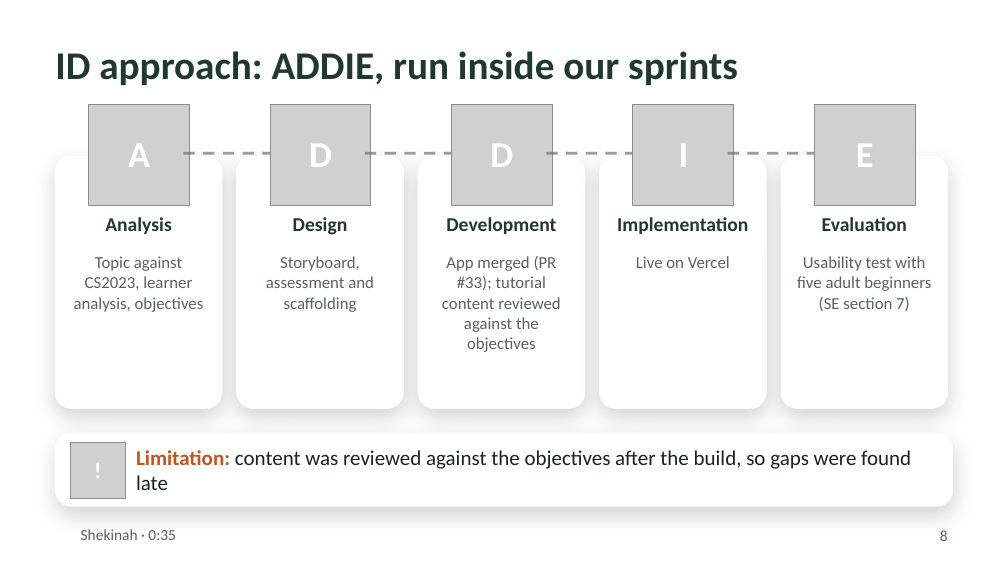
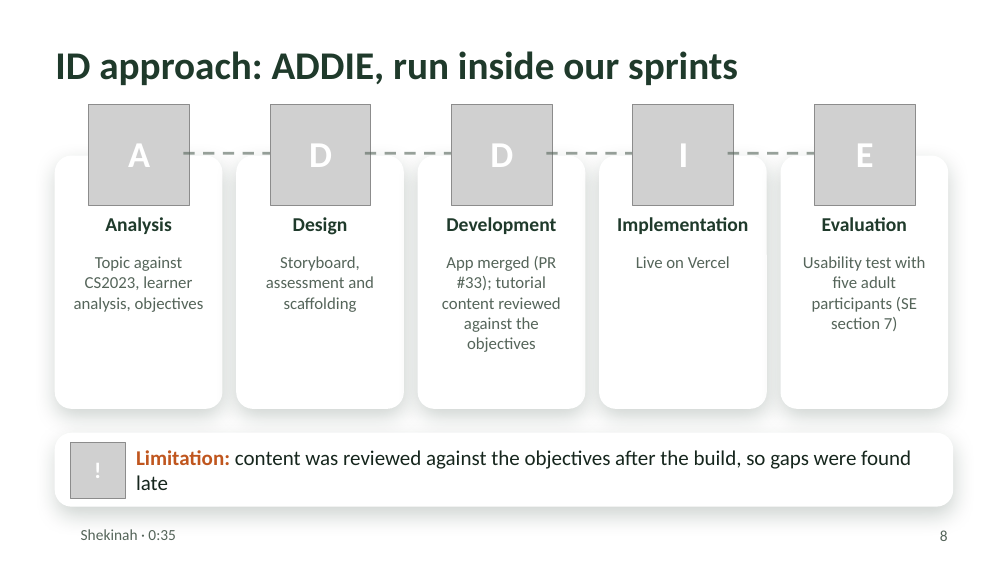
Before and after one commit to 404-name-not-found-cos750/cos212-app, a slide deck: slide 8 of slides/Tree-Hop-presentation.pptx. Drawn at 1008x567 pixels with LibreOffice and Linux fonts; fonts in the diff are those of the drawing; grey boxes stand for pictures; background and template pictures are left out. Boxes give left, top, right and bottom in pixels: in the first picture for what was removed or moved away, otherwise in the second. Text is boxed around its words. In the diff, an @@ line names an element or a change of style, - is before the commit and + after.

```diff
--- a/slides/Tree-Hop-presentation.pptx
+++ b/slides/Tree-Hop-presentation.pptx
@@ text at [803, 256, 925, 331]: text changed @@
-Usability test with five adult beginners (SE section 7)
+Usability test with five adult participants (SE section 7)
```
Also in this commit, not shown: 5 other slides changed, 15 other files.
